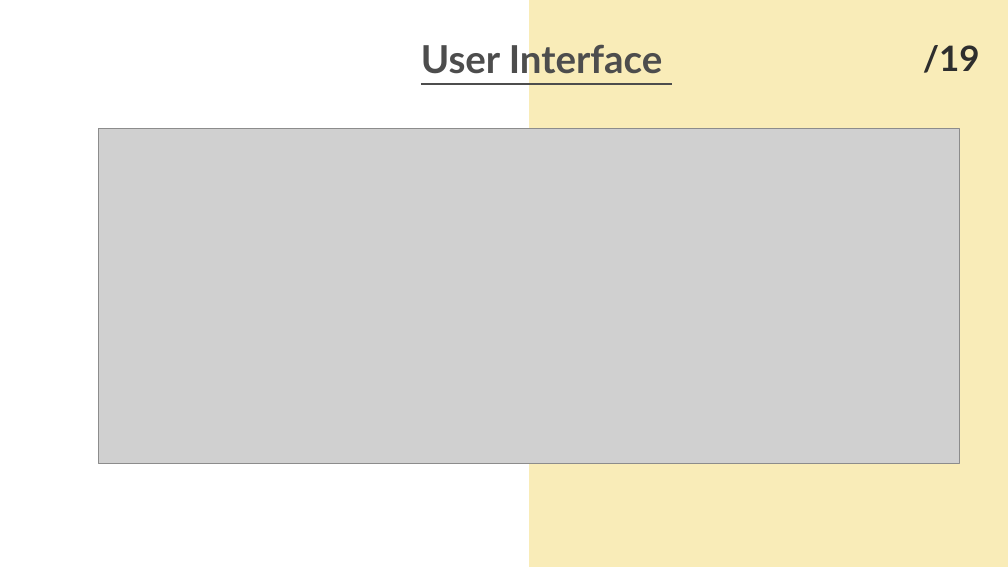
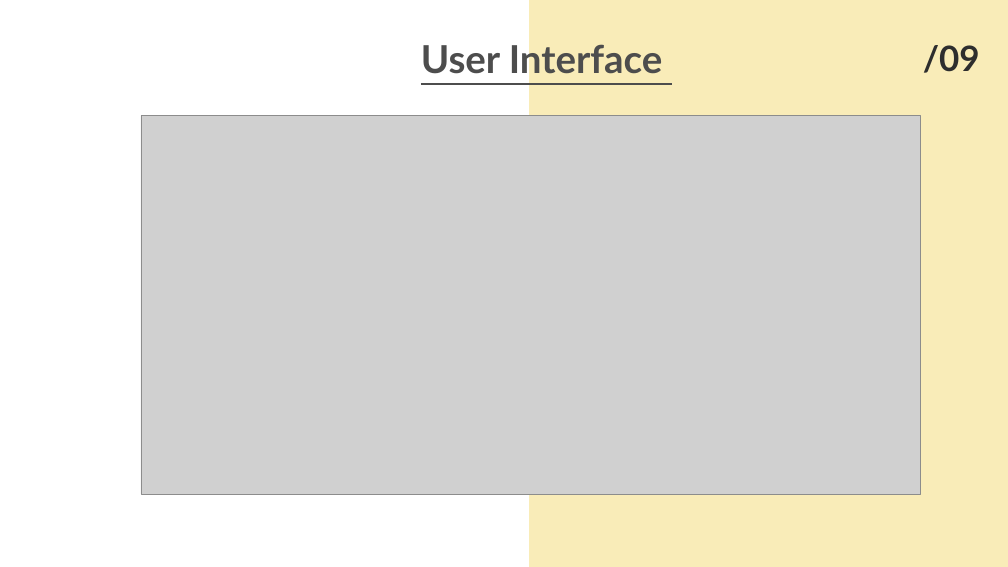
Before and after one commit to SadiaImran/PodVerse, a slide deck: slide 9 of docs/60%/PodVerse-60%-PPT.pptx (slide 19 before the commit). Drawn at 1008x567 pixels with LibreOffice and Linux fonts; fonts in the diff are those of the drawing; grey boxes stand for pictures. Boxes give left, top, right and bottom in pixels: in the first picture for what was removed or moved away, otherwise in the second. Text is boxed around its words. In the diff, an @@ line names an element or a change of style, - is before the commit and + after.

```diff
--- a/docs/60%/PodVerse-60%-PPT.pptx
+++ b/docs/60%/PodVerse-60%-PPT.pptx
@@ text at <box>923,45,980,73</box>: text changed @@
-/19
+/09
@@ picture: place and size @@
-picture at <box>98,128,959,464</box>
+picture at <box>141,115,920,494</box>
```
Also in this commit, not shown: 8 other slides changed, 1 slide added, 10 slides removed, 1 other file.
